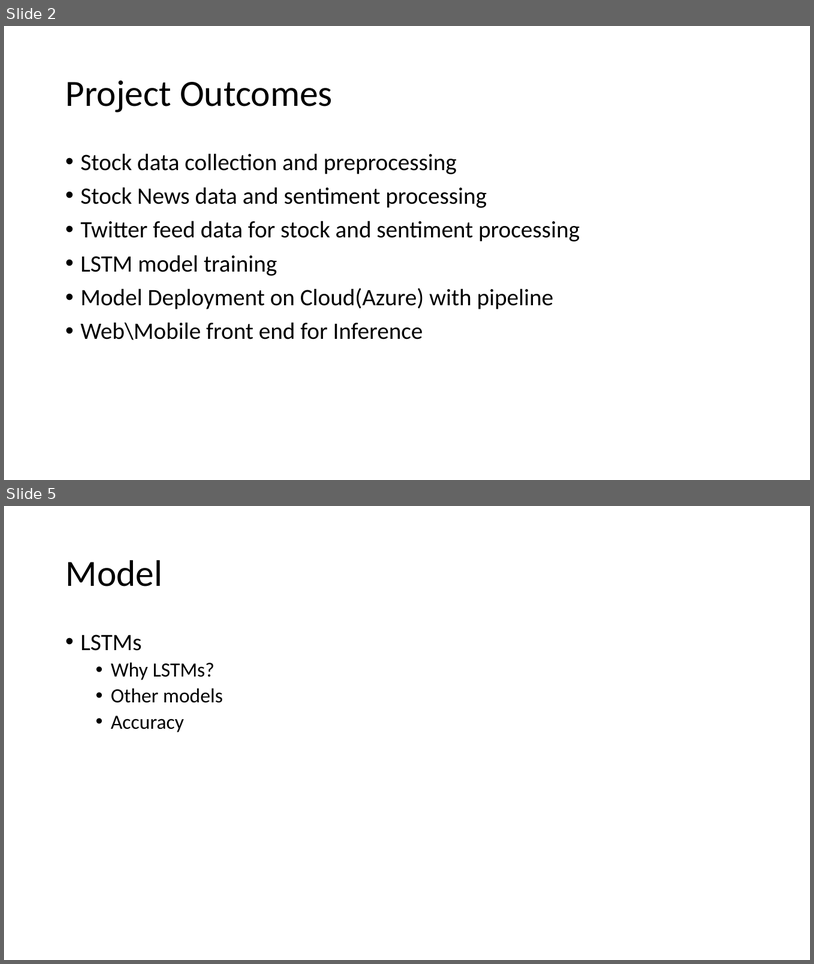
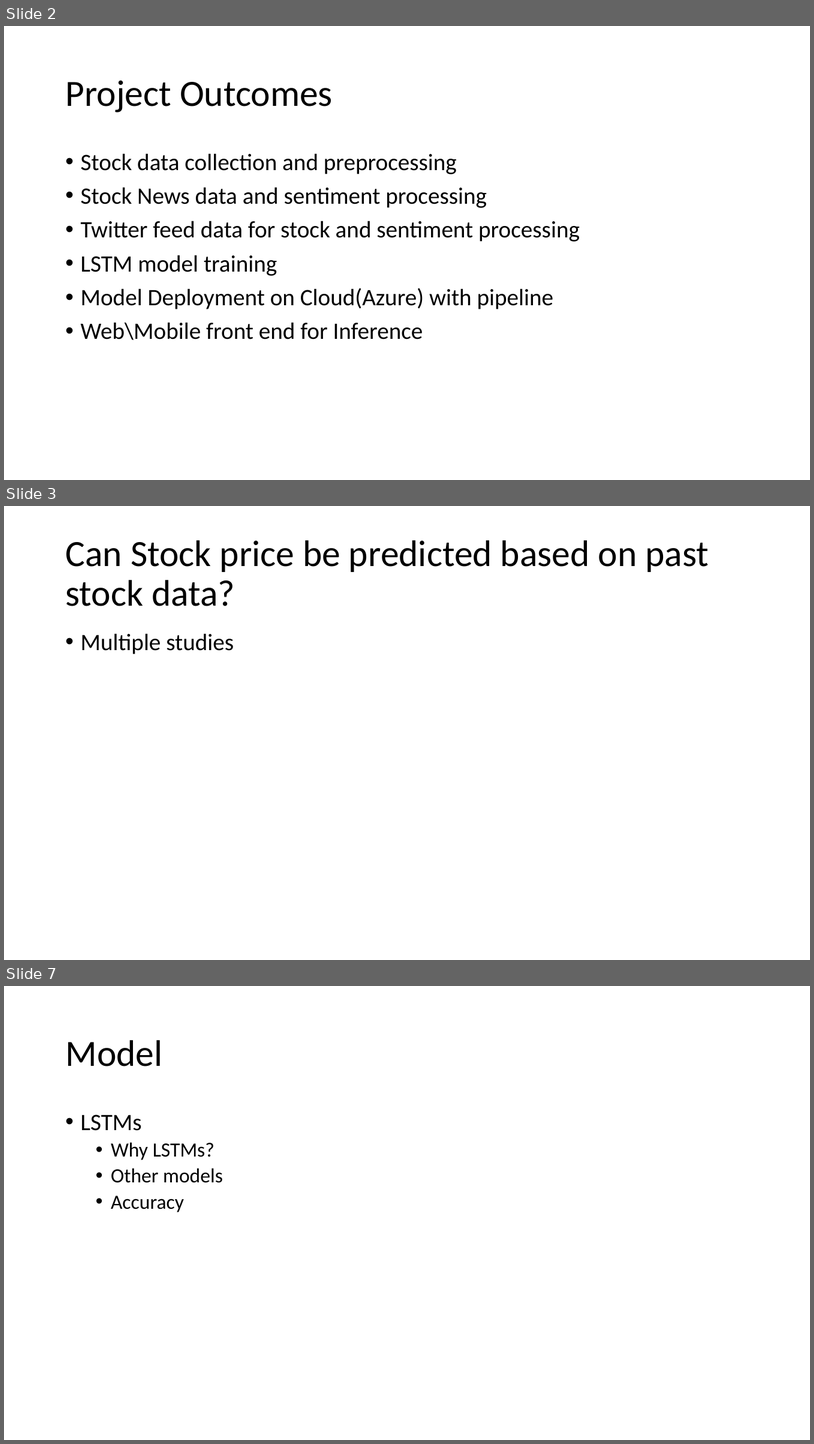
Before and after one commit to siddharthsingh89/iith-smai-project, a slide deck: presentation/smai_presentation.pptx. Shown one above the other, each under a label of ours: slides 2 and 5 before the commit, slides 2, 3 and 7 after it; the slides between them are not shown. The pictures are 814x964 and 814x1444 pixels, drawn with LibreOffice and Linux fonts; fonts in the diff are those of the drawing. Boxes give left, top, right and bottom in pixels: in the first picture for what was removed or moved away, otherwise in the second. Text is boxed around its words. In the diff, an @@ line names an element or a change of style, - is before the commit and + after.

```diff
--- a/presentation/smai_presentation.pptx
+++ b/presentation/smai_presentation.pptx
@@ slide 3 added at bbox=[4, 506, 810, 960], background #FFFFFF @@
@@ title added at bbox=[65, 540, 709, 606], 44 pt, text #000000 @@
+Can Stock price be predicted based on past stock data?
@@ text added at bbox=[81, 633, 234, 654], 28 pt, text #000000 @@
+• Multiple studies
@@ what was slide 5 is now slide 7 @@
```
Also in this commit, not shown: 6 slides changed, 3 other slides added.
